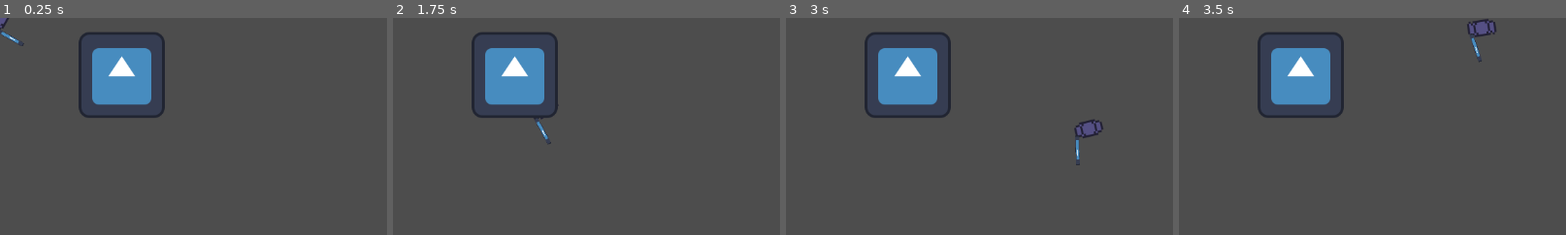
Above: before the commit, frames 1-4 (left to right).
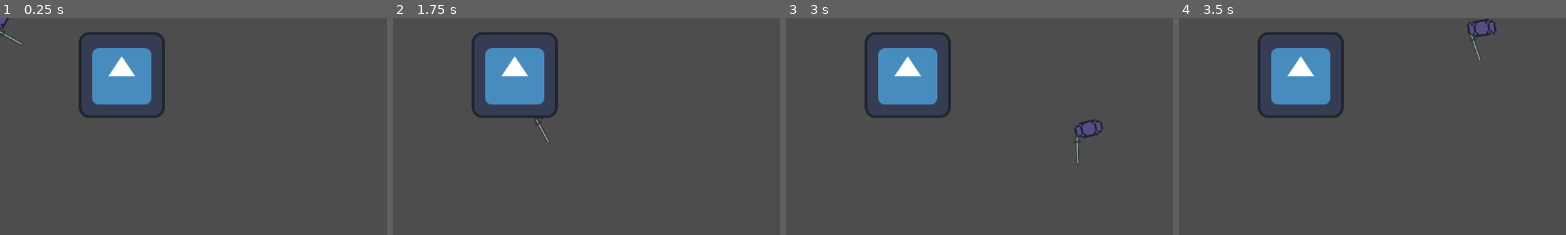
Above: after the commit, the same moments.

Repository: JohnSWigner/BaldGuy
Game: Godot game, scene res://characters/node_2d.tscn
The game is run twice, just before and just after one commit, with the same random seed, the same clock (stepped at 60 frames per second) and the same inputs. The engine's default icon, where the game draws it, is replaced by a stand-in: a white triangle on a blue panel in a dark square.
Inputs (mouse positions are % of the whole screen's width and height, from its top left):
- Up to frame 1 (0.25 s): no input
- Up to frame 2 (1.75 s): tap Enter at 0.5 s; move the mouse to (72, 45) at 0.52 s; hold D (move_right) 0.53-1.28 s; click (72, 45) at 0.67 s; tap Space at 1.25 s; move the mouse to (30, 55) at 1.27 s; hold S (move_down) from 1.28 s (still down)
- Up to frame 3 (3 s): move the mouse to (60, 28) at 2.02 s; release S (move_down) at 2.03 s; hold D (move_right) 2.03-2.78 s; move the mouse to (45, 70) at 2.77 s; hold W (move_up) from 2.78 s (still down); click (45, 70) at 2.92 s
- Up to frame 4 (3.5 s): keep holding W (move_up)
The pictures show only the part of the screen within x 0-50%, y 0-50%; the shares and areas given below are measured in that part.

The runs differ from the first frame. In frame 1, 0.1% of the frame differs, in the area x 0-7%, y 5-13%; in frame 2, 0.1%; in frame 3, 0.1%, in the area x 74-77%, y 54-68%; in frame 4, 0.1%.

Commit message:
new weapon sprite

Diff:
--- a/characters/bald_guy.tscn
+++ b/characters/bald_guy.tscn
@@ -4,7 +4,7 @@
 [ext_resource type="Texture2D" uid="uid://lojbo8jvu0ak" path="res://resources/BaldGuy_Base.png" id="1_urk1e"]
 [ext_resource type="Texture2D" uid="uid://bn33hvesh3klx" path="res://resources/BaldGuy_Walking-Sheet.png" id="2_wae4r"]
 [ext_resource type="Script" path="res://characters/WeaponPivot.gd" id="4_hq57q"]
-[ext_resource type="Texture2D" uid="uid://csaxb6rubs63" path="res://icon.svg" id="4_xt0g8"]
+[ext_resource type="Texture2D" uid="uid://cai0b3lkxmls8" path="res://resources/Sword.png" id="5_vnlea"]
 
 [sub_resource type="RectangleShape2D" id="RectangleShape2D_7jbb6"]
 
@@ -75,6 +75,6 @@
 shape = SubResource("RectangleShape2D_2o1vn")
 
 [node name="WeaponSprite" type="Sprite2D" parent="WeaponPivot/WeaponHitbox"]
-position = Vector2(0, -27)
-scale = Vector2(0.046875, 0.34375)
-texture = ExtResource("4_xt0g8")
+position = Vector2(1, -27)
+scale = Vector2(0.541667, 0.916667)
+texture = ExtResource("5_vnlea")
Binary file added: resources/Sword.aseprite
Binary file added: resources/Sword.png
Not shown, added: resources/Sword.png.import
